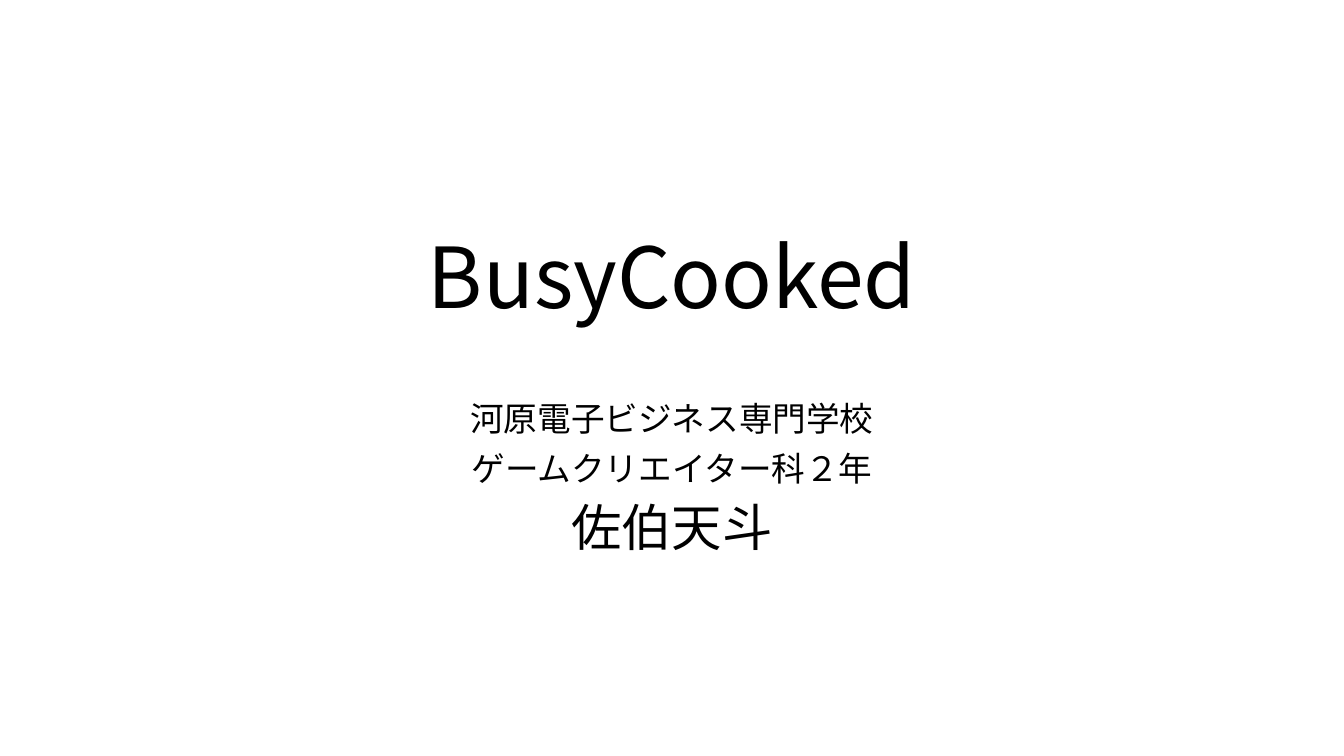
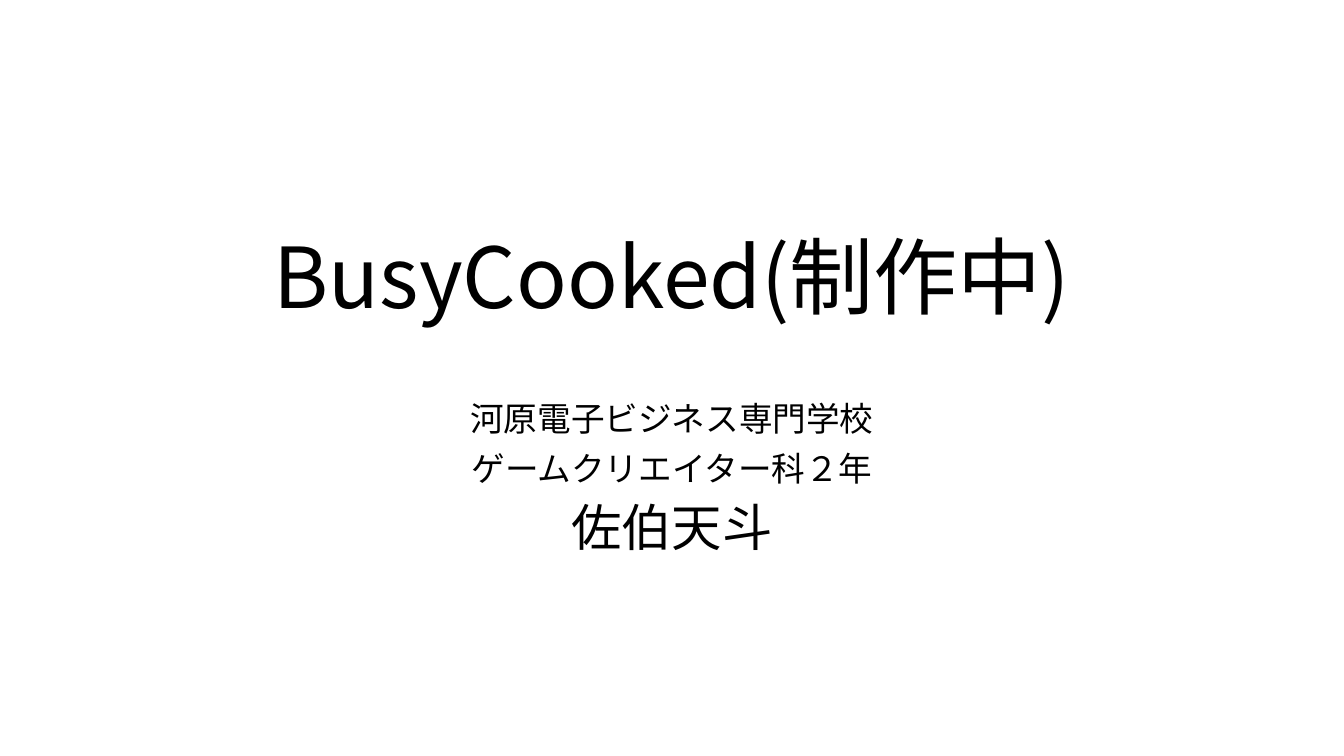
Before and after one commit to kyotento/KyotEngine, a slide deck: slide 1 of ポートフォリオ(仮).pptx. Drawn at 1344x756 pixels with LibreOffice and Linux fonts; fonts in the diff are those of the drawing. Boxes give left, top, right and bottom in pixels: in the first picture for what was removed or moved away, otherwise in the second. Text is boxed around its words. In the diff, an @@ line names an element or a change of style, - is before the commit and + after.

```diff
--- a/ポートフォリオ(仮).pptx
+++ b/ポートフォリオ(仮).pptx
@@ title at [274, 237, 1071, 328]: text changed @@
-BusyCooked
+BusyCooked(制作中)
```
Also in this commit, not shown: 5 other slides changed, 1 slide added, 35 other files.
